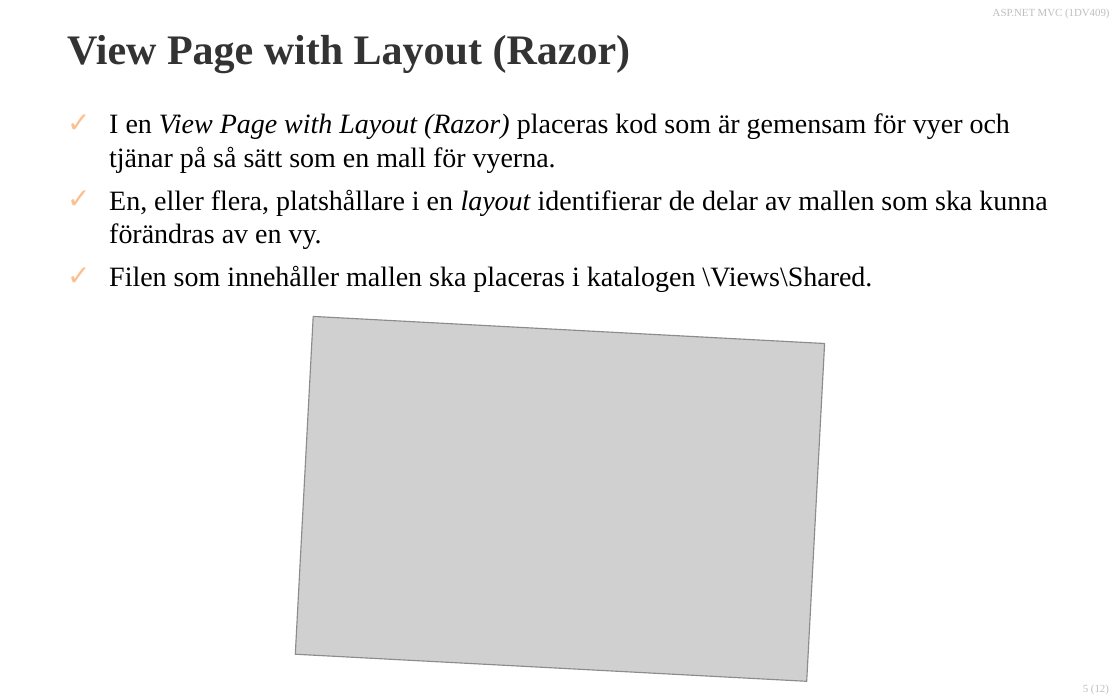
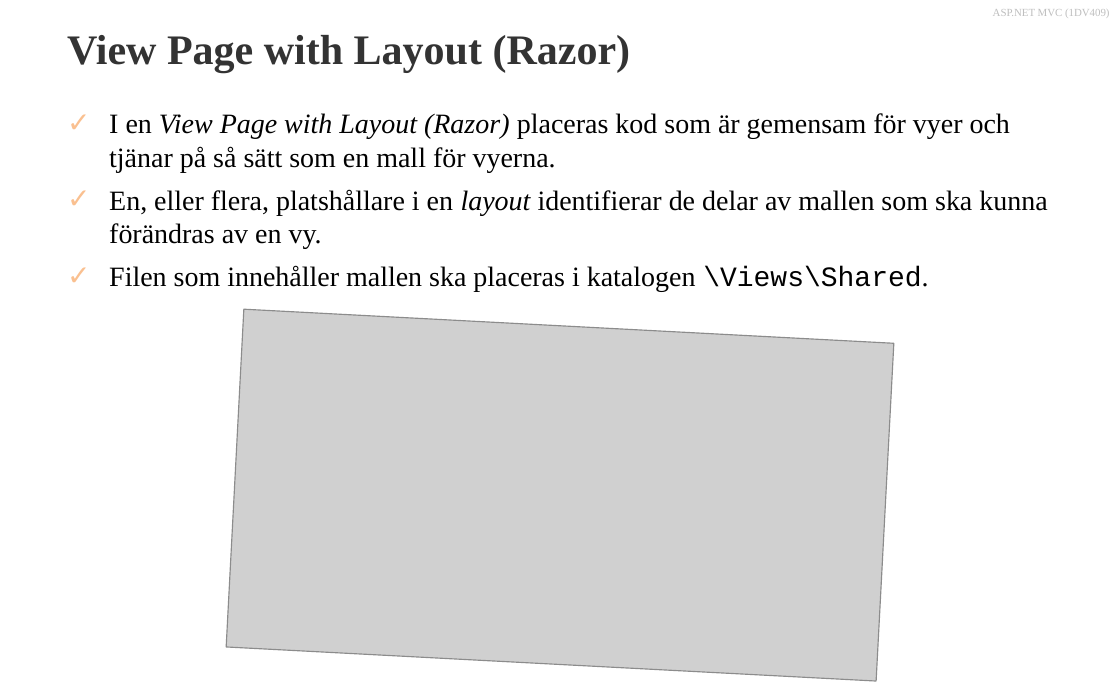
Before and after one commit to 1dv409/kursmaterial, a slide deck: slide 5 of Presentationsmaterial/Dokument/1.6 CRUD, Layout Pages och Partial Views.pptx. Drawn at 1120x700 pixels with LibreOffice and Linux fonts; fonts in the diff are those of the drawing; grey boxes stand for pictures; background and template pictures are left out. Boxes give left, top, right and bottom in pixels: in the first picture for what was removed or moved away, otherwise in the second. Text is boxed around its words. In the diff, an @@ line names an element or a change of style, - is before the commit and + after.

```diff
--- a/Presentationsmaterial/Dokument/1.6 CRUD, Layout Pages och Partial Views.pptx
+++ b/Presentationsmaterial/Dokument/1.6 CRUD, Layout Pages och Partial Views.pptx
@@ text at (109,265,928,292): font Times New Roman to Courier New in "\Views\Shared." @@
@@ picture: place and size @@
-picture at (295,316,824,681)
+picture at (226,309,893,681)
@@ page number removed at (1083,682,1109,694) @@
-5 (12)
```
Also in this commit, not shown: 10 other slides changed, 58 other files.
